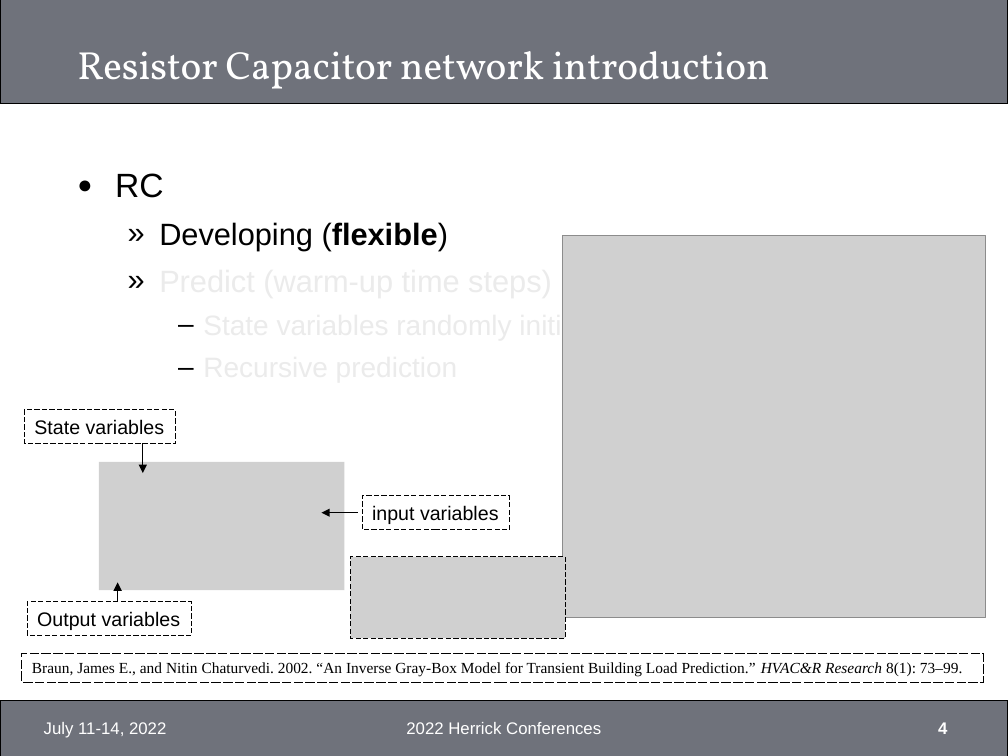
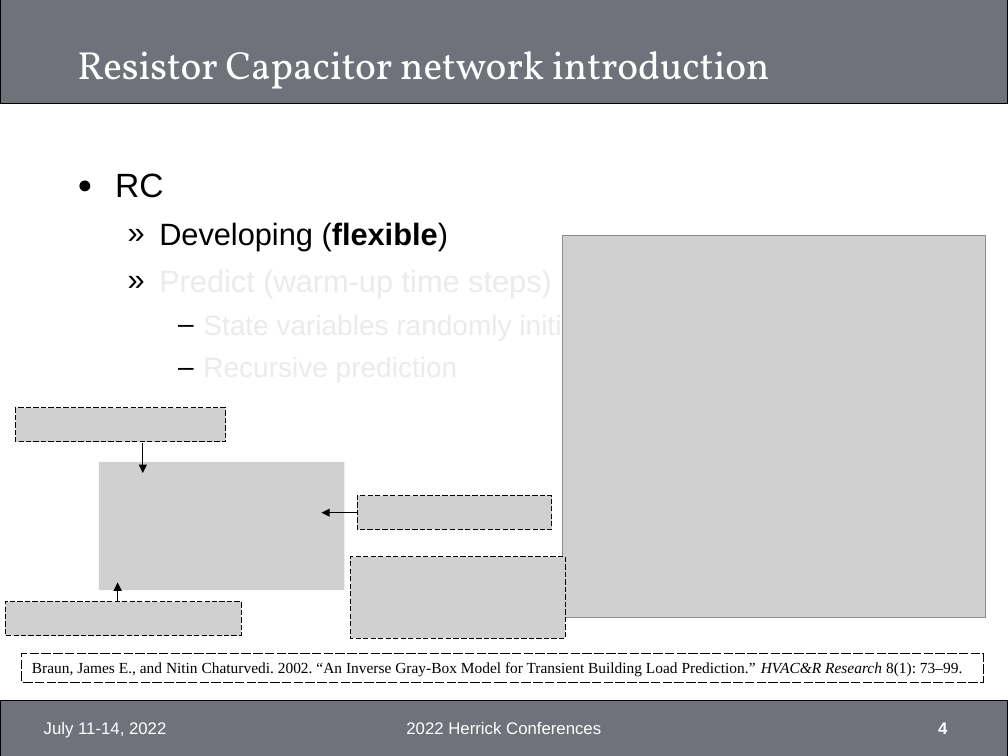
Before and after one commit to xixihaha1995/Hybrid_RC_GGMR, a slide deck: slide 4 of Final/HybridModel_3470_Presentation.pptx. Drawn at 1008x756 pixels with LibreOffice and Linux fonts; fonts in the diff are those of the drawing; grey boxes stand for pictures; background and template pictures are left out. Boxes give left, top, right and bottom in pixels: in the first picture for what was removed or moved away, otherwise in the second. Text is boxed around its words. In the diff, an @@ line names an element or a change of style, - is before the commit and + after.

```diff
--- a/Final/HybridModel_3470_Presentation.pptx
+++ b/Final/HybridModel_3470_Presentation.pptx
@@ picture added at [15, 408, 225, 443] @@
@@ rectangle removed at [24, 409, 175, 444] @@
-State variables
@@ picture added at [357, 496, 551, 530] @@
@@ rectangle removed at [362, 496, 509, 530] @@
-input variables
@@ picture added at [5, 602, 241, 636] @@
@@ rectangle removed at [27, 602, 192, 636] @@
-Output variables
```
Also in this commit, not shown: 8 other slides changed, 2 other files.
